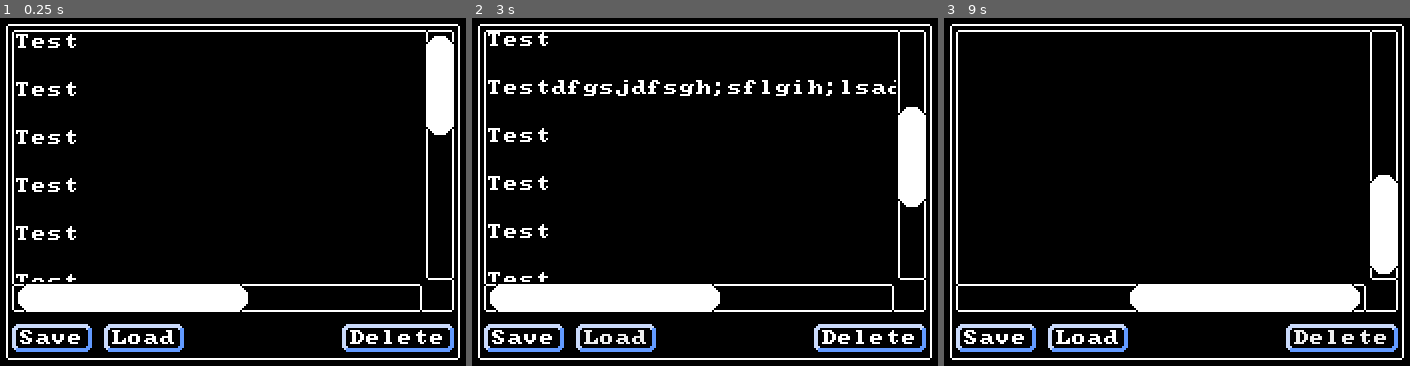
Above: before the commit, frames 1-3 (left to right).
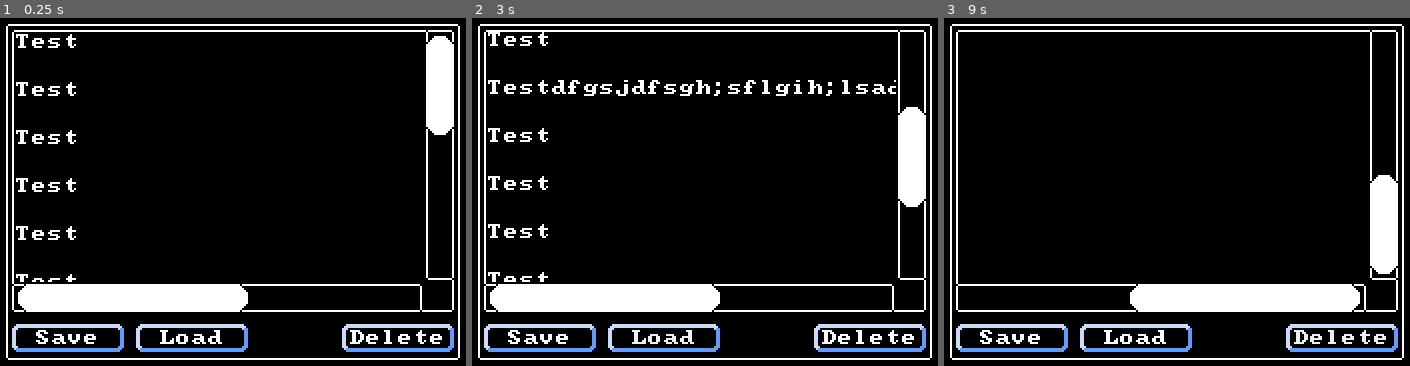
Above: after the commit, the same moments.

Repository: AaronWizard/ShapeFight
Game: Godot game, scene res://SaveLoadDialog.tscn
Same seed, same stepped clock (60 frames per second), same inputs: the game is played once before the commit and once after it. This scene is started directly instead of the project's main scene.
Inputs (mouse positions are in pixels of both pictures, inside the frame that each line leads up to):
- Up to frame 1 (0.25 s): no input
- Up to frame 2 (3 s): tap Enter at 0.5 s; move the mouse to (691, 282) at 0.52 s; press the mouse at (691, 282) at 0.53 s; hold Up (move_north) 0.53-1.25 s; release the mouse at (691, 282) at 1.25 s; click "Save" at 1.25 s; click "Load" at 2 s; move the mouse to (914, 265) at 2.77 s; hold Up (move_north) from 2.78 s (still down); click (914, 265) at 2.85 s
- Up to frame 3 (9 s): move the mouse to (999, 143) at 3.52 s; release Up (move_north) at 3.53 s; press the mouse at (999, 143) at 3.53 s; hold Left (move_west) 3.53-5.03 s; move the mouse to (1228, 202) at 4.27 s; release the mouse at (1228, 202) at 4.28 s; click (1228, 202) at 4.35 s; move the mouse to (1097, 105) at 5.02 s; press the mouse at (1097, 105) at 5.03 s; hold Down (move_south) 5.03-5.78 s; move the mouse to (1335, 185) at 5.77 s; release the mouse at (1335, 185) at 5.78 s; hold Right (move_east) 5.78-6.53 s; click (1335, 185) at 5.85 s; move the mouse to (1065, 223) at 6.52 s; press the mouse at (1065, 223) at 6.53 s; hold Up (move_north) 6.53-7.28 s; move the mouse to (1256, 115) at 7.27 s; release the mouse at (1256, 115) at 7.28 s; hold Right (move_east) from 7.28 s (still down); click (1256, 115) at 7.35 s; move the mouse to (1163, 282) at 8.02 s; press the mouse at (1163, 282) at 8.03 s; move the mouse to (1386, 265) at 8.77 s; release the mouse at (1386, 265) at 8.78 s; click (1386, 265) at 8.85 s

The runs differ from the first frame. In frame 1, 1.4% of the frame differs, in the area x 4-54%, y 87-96%; in frame 2, 1.4%; in frame 3, 1.4%.

Commit message:
Resized buttons on save/load dialog

Diff:
--- a/SaveLoadDialog.tscn
+++ b/SaveLoadDialog.tscn
@@ -142,19 +142,22 @@
 margin_bottom = 163.0
 
 [node name="Save" type="Button" parent="VBoxContainer/Buttons"]
-margin_right = 42.0
+margin_right = 58.0
 margin_bottom = 16.0
+rect_min_size = Vector2( 58, 0 )
 text = "Save"
 
 [node name="Load" type="Button" parent="VBoxContainer/Buttons"]
-margin_left = 46.0
-margin_right = 88.0
+margin_left = 62.0
+margin_right = 120.0
 margin_bottom = 16.0
+rect_min_size = Vector2( 58, 0 )
 text = "Load"
 
 [node name="Delete" type="Button" parent="VBoxContainer/Buttons"]
 margin_left = 165.0
 margin_right = 223.0
 margin_bottom = 16.0
+rect_min_size = Vector2( 58, 0 )
 size_flags_horizontal = 10
 text = "Delete"
